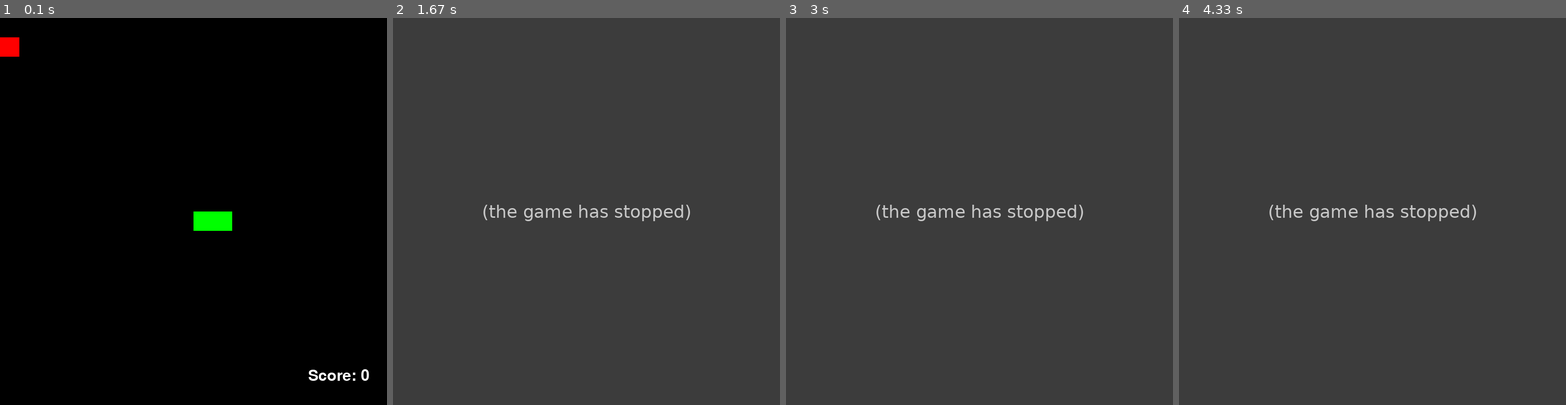
Above: before the commit, frames 1-4 (left to right).
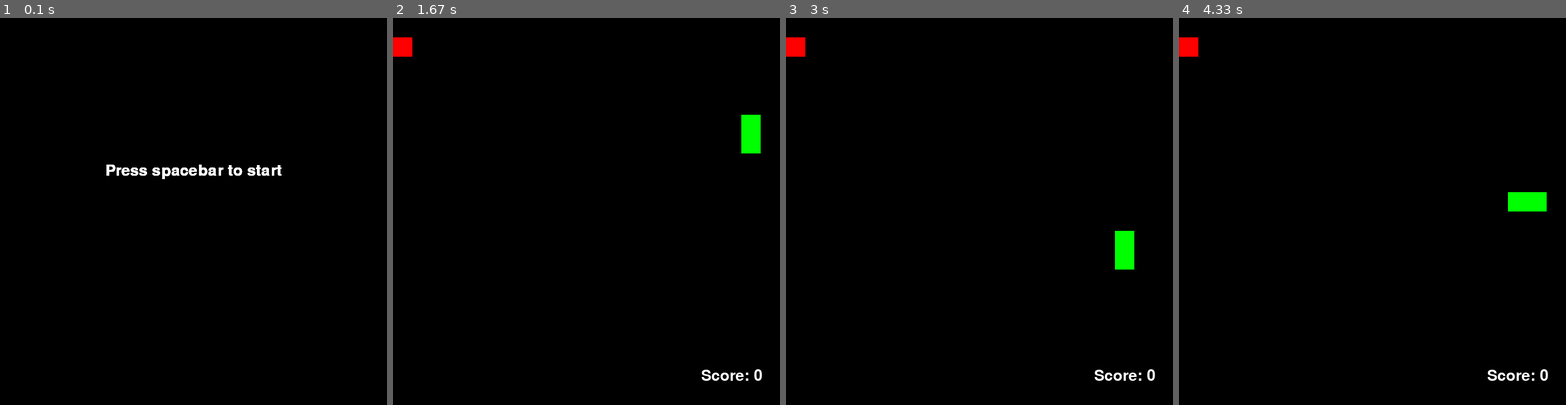
Above: after the commit, the same moments.

Repository: Sierson/Pygame---Snake
Game: pygame game, started from app.py
Same seed, same stepped clock (60 frames per second), same inputs: the game is played once before the commit and once after it.
Inputs:
- Up to frame 1 (0.1 s): no input
- Up to frame 2 (1.67 s): tap Space at 0.33, 0.73, 1.03, 1.23, 1.53 s; hold Right 0.67-1.13 s; hold Up 1.17-1.63 s
- Up to frame 3 (3 s): hold Right 1.67-2.13 s; tap Space at 1.73, 2.03, 2.23, 2.53, 2.8 s; hold Left 2.17-2.7 s; hold Down from 2.73 s (still down)
- Up to frame 4 (4.33 s): release Down at 3.03 s; hold Left 3.07-3.47 s; tap Space at 3.13, 3.43, 3.57, 3.97, 4.27 s; hold Up 3.5-3.87 s; hold Right from 3.9 s (still down)

The runs differ from the first frame. In frame 1, 1.6% of the frame differs, in the area x 0-96%, y 5-94%; in frame 2, 100%, in the area x 0-100%, y 0-100%; in frame 3, 100%; in frame 4, 100%.
Before the commit the program exited at 1 s; later frames show no game.

Commit message:
Add menu and lost screen

Diff:
--- a/app.py
+++ b/app.py
@@ -85,16 +85,27 @@
 
     def game_over(self):
         if 0 > int(self.snake.body[0].x) or int(self.snake.body[0].x) > cell_num - 1 or int(self.snake.body[0].y) < 0 or int(self.snake.body[0].y) > cell_num - 1:
-            pygame.quit()
-            quit()
+            font = pygame.font.Font('freesansbold.ttf', 32)
+            text = font.render("You lost!!!", True, white)
+            screen.blit(text, (WIDTH // 2 - text.get_width() // 2, 150))
+
+            self.snake.body = [Vector2(10,10), Vector2(11,10)]
+            self.snake.direction = Vector2(1,0)
+            menu()
         for rect in self.snake.body[1:]:
             if self.snake.body[0] == rect:
-                pygame.quit()
-                quit()
+                font = pygame.font.Font('freesansbold.ttf', 32)
+                text = font.render("You lost!!!", True, white)
+                screen.blit(text, (WIDTH // 2 - text.get_width() // 2, 150))
+
+                self.snake.body = [Vector2(10,10), Vector2(11,10)]
+                self.snake.direction = Vector2(1,0)
+                menu()
 
 
 cell_size = 40
 cell_num = 20
+WIDTH, HEIGHT = cell_size * cell_num, cell_size * cell_num
 screen = pygame.display.set_mode((cell_num * cell_size, cell_num * cell_size))
 
 clock = pygame.time.Clock()
@@ -109,6 +120,22 @@
 game = Main()
 
 pygame.time.set_timer(pygame.USEREVENT,100)
+
+def menu():
+    while True:
+        for event in pygame.event.get():
+            if event.type == pygame.QUIT:
+                pygame.quit()
+                quit()
+
+            if event.type == pygame.KEYDOWN:
+                if event.key == pygame.K_SPACE:
+                    mainloop()
+
+        font = pygame.font.Font('freesansbold.ttf', 32)
+        text = font.render("Press spacebar to start", True, white)
+        screen.blit(text, (WIDTH // 2 - text.get_width() // 2, 300))
+        pygame.display.update()
 
 def mainloop():
     while True:
@@ -141,7 +168,7 @@
         pygame.display.update()
         clock.tick(60)
 
-mainloop()
+menu()
 
 pygame.quit()
 quit()
